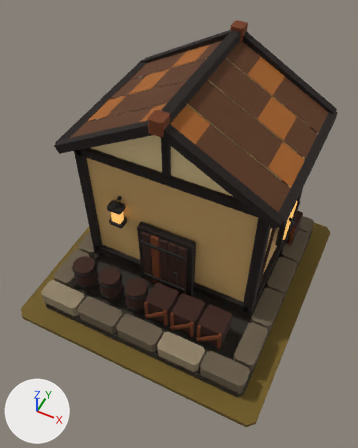
What one commit did to the glTF model art/storehouse_t4/storehouse_t4.glb.
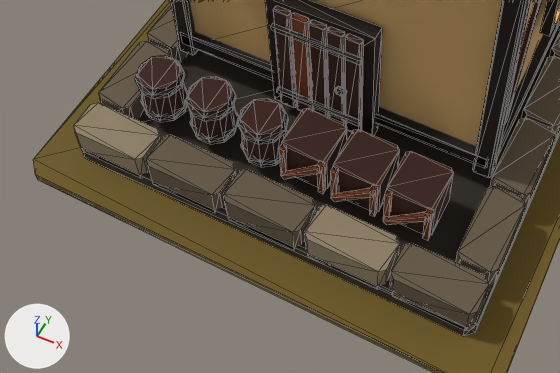
Old and new are each drawn whole from a 50 mm lens placed at (1.28, -2.7, 4.06), pointed at (0.02, -0.19, 0.92) and again close up on the part from 1% to 80% of the width and 51% to 93% of the height. Arrows for +X, +Y and +Z are at lower left; the lights stay in place. The first two pictures are the older version. The close-ups show mesh edges as thin lines.

In view in the first close-up: 'MMR | storehouse | T04 Architecture.001', 'MMR | storehouse | Tier 04 Ground.001'.
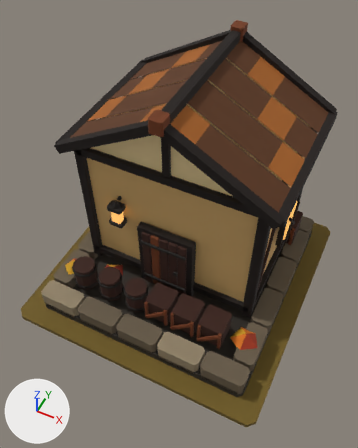
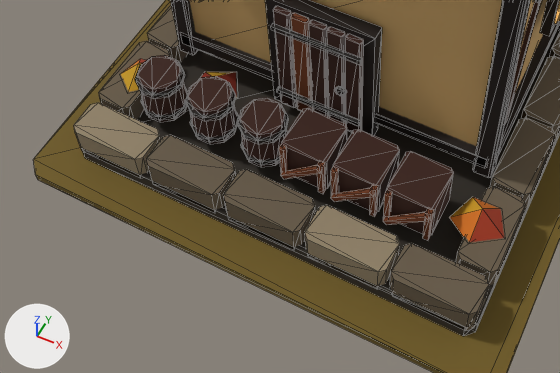
Pixel boxes [x1, y1, x2, y2] of what changed, in the close-ups (560 x 373 px):
'MMR | storehouse | T04 Autumn Dressing.001', added: after [121, 59, 504, 242]

What changed in the scene script:
```text
Add me_mmr___storehouse___t04_autumn_dressing_001:
    me_mmr___storehouse___t04_autumn_dressing_001.from_pydata(...)  # 18 vertices, 15 faces; spans x -0.97..0.98, y -0.72..-0.29, z 0.08..0.32
    me_mmr___storehouse___t04_autumn_dressing_001.materials.append(mat_mmr___shared_palette_atlas)  # picture img_mmr_shared_color_palette_64
Add ob_mmr___storehouse___t04_autumn_dressing_001:
    ob_mmr___storehouse___t04_autumn_dressing_001 = bpy.data.objects.new('MMR | storehouse | T04 Autumn Dressing.001', me_mmr___storehouse___t04_autumn_dressing_001)
    ob_mmr___storehouse___t04_autumn_dressing_001.location = (0.0, 0.0, 0.05)
```
